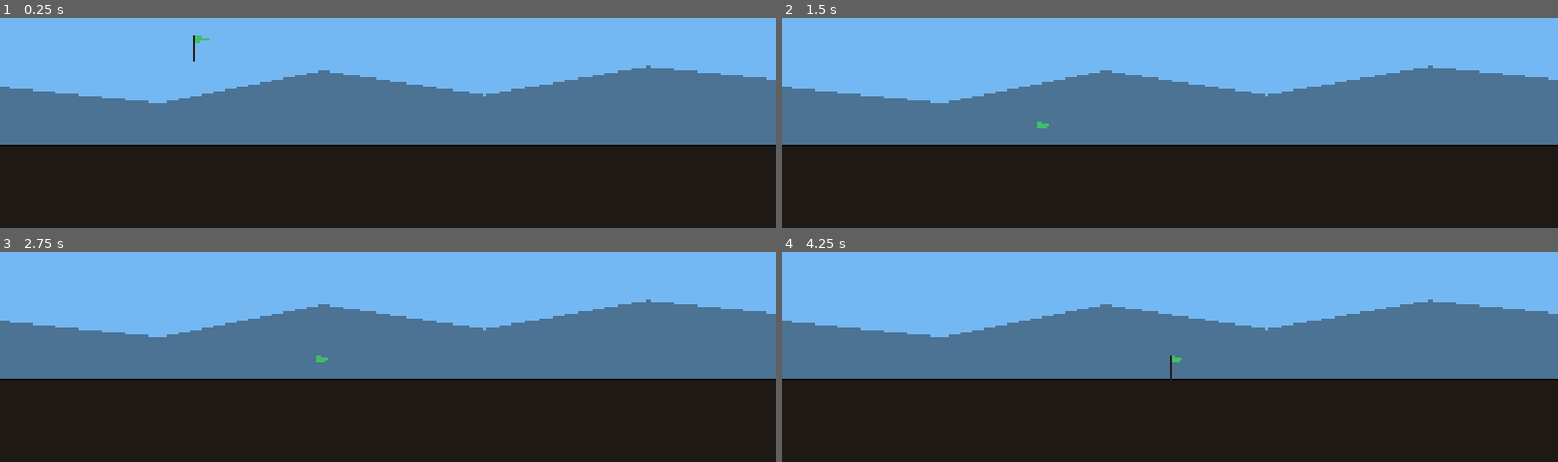
Above: before the commit, frames 1-4 (two rows, left to right).
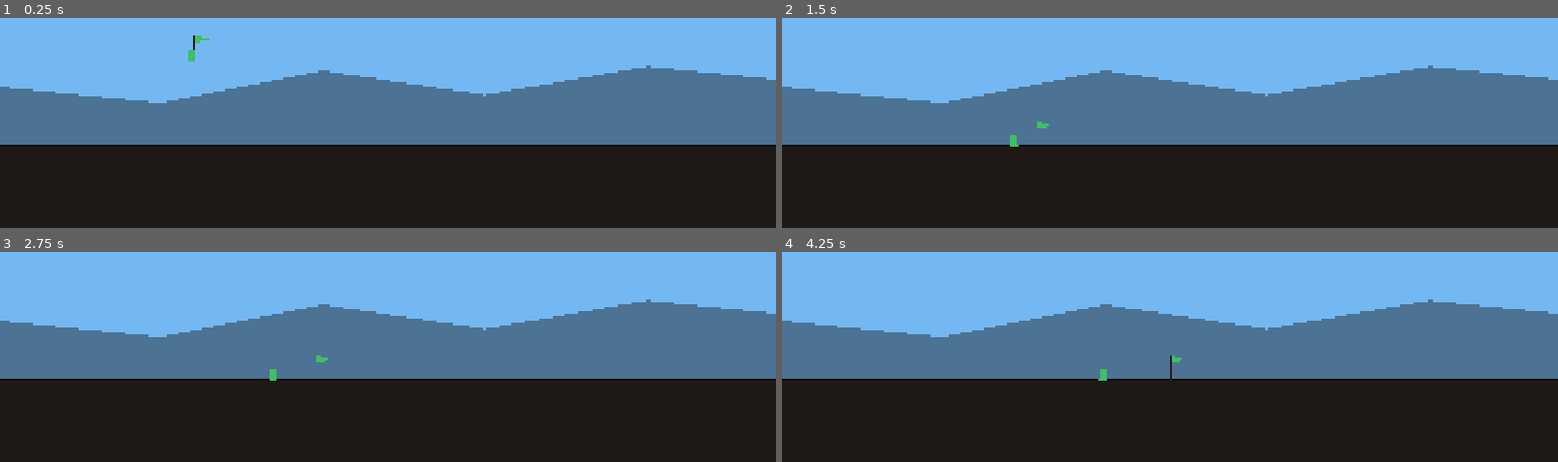
Above: after the commit, the same moments.

Repository: stonecauldron/mycelium-prototype
Game: Godot game, scene res://scenes/CombatStage.tscn
Same seed, same stepped clock (60 frames per second), same inputs: the game is played once before the commit and once after it.
Inputs:
- Up to frame 1 (0.25 s): no input
- Up to frame 2 (1.5 s): tap Enter at 0.5 s
- Up to frame 3 (2.75 s): no input
- Up to frame 4 (4.25 s): tap Space at 2.75 s; tap Enter at 3.5 s

The runs differ from the first frame. In frame 1, less than 0.1% of the frame differs, in the area x 24-26%, y 15-21%; in frame 2, less than 0.1%, in the area x 29-31%, y 55-62%; in frame 3, less than 0.1%; in frame 4, less than 0.1%.

Commit message:
Add melee units with WeaponData, squad positioning, and halt combat.
Introduce independent CharacterBody2D units on both armies that seek weapon-class squad slots on X while falling with gravity, then engage in basic melee when armies halt.

Co-authored-by: Cursor <cursoragent@cursor.com>

Diff:
--- /dev/null
+++ b/data/weapons/basic_melee.tres
@@ -0,0 +1,10 @@
+[gd_resource type="Resource" script_class="WeaponData" load_steps=2 format=3]
+
+[ext_resource type="Script" path="res://scripts/units/WeaponData.gd" id="1_weapon"]
+
+[resource]
+script = ExtResource("1_weapon")
+display_name = "Basic Melee"
+range_class = 0
+base_damage = 5
+attack_range = 48.0
--- a/scenes/Army.tscn
+++ b/scenes/Army.tscn
@@ -7,3 +7,5 @@
 script = ExtResource("1_army")
 
 [node name="FlagBearer" parent="." unique_id=1112774188 instance=ExtResource("2_flag")]
+
+[node name="Units" type="Node2D" parent="."]
--- a/scenes/EnemyArmy.tscn
+++ b/scenes/EnemyArmy.tscn
@@ -1,11 +1,16 @@
-[gd_scene format=3 uid="uid://cenemyarmy001"]
+[gd_scene load_steps=3 format=3 uid="uid://cenemyarmy001"]
 
 [ext_resource type="PackedScene" uid="uid://carmy001" path="res://scenes/Army.tscn" id="1_army"]
+[ext_resource type="PackedScene" uid="uid://cmeleeunit001" path="res://scenes/units/MeleeUnit.tscn" id="2_melee"]
 
 [node name="EnemyArmy" unique_id=778825404 instance=ExtResource("1_army")]
-march_speed = 0.0
+march_speed = 120.0
 is_enemy = true
 
 [node name="FlagBearer" parent="." index="0"]
 flag_color = Color(0.85, 0.25, 0.3, 1)
 flag_faces_left = true
+
+[node name="MeleeUnit" parent="Units" instance=ExtResource("2_melee")]
+body_color = Color(0.85, 0.25, 0.3, 1)
+squad_index = 0
--- a/scenes/FlagBearer.tscn
+++ b/scenes/FlagBearer.tscn
@@ -23,5 +23,3 @@
 [node name="Flag" type="Polygon2D" parent="Visual" unique_id=643557935]
 color = Color(0.25, 0.75, 0.4, 1)
 polygon = PackedVector2Array(2, -64, 34, -54, 2, -44)
-
-[node name="Units" type="Node2D" parent="." unique_id=1368672954]
--- a/scenes/PlayerArmy.tscn
+++ b/scenes/PlayerArmy.tscn
@@ -1,6 +1,7 @@
-[gd_scene format=3 uid="uid://cfpo0kyhrqm3y"]
+[gd_scene load_steps=3 format=3 uid="uid://cfpo0kyhrqm3y"]
 
 [ext_resource type="PackedScene" uid="uid://carmy001" path="res://scenes/Army.tscn" id="1_army"]
+[ext_resource type="PackedScene" uid="uid://cmeleeunit001" path="res://scenes/units/MeleeUnit.tscn" id="2_melee"]
 
 [node name="PlayerArmy" unique_id=489447478 instance=ExtResource("1_army")]
 
@@ -12,4 +13,6 @@
 color = Color(0.25, 0.75, 0.4, 1)
 polygon = PackedVector2Array(2, -64, 34, -54, 2, -44)
 
-[node name="Units" type="Node2D" parent="." index="1" unique_id=311001998]
+[node name="MeleeUnit" parent="Units" instance=ExtResource("2_melee")]
+body_color = Color(0.25, 0.75, 0.4, 1)
+squad_index = 0
--- /dev/null
+++ b/scenes/units/MeleeUnit.tscn
@@ -0,0 +1,24 @@
+[gd_scene format=3 uid="uid://cmeleeunit001"]
+
+[ext_resource type="Script" path="res://scripts/units/Unit.gd" id="1_unit"]
+[ext_resource type="Resource" path="res://data/weapons/basic_melee.tres" id="2_weapon"]
+
+[sub_resource type="RectangleShape2D" id="RectangleShape2D_unit"]
+size = Vector2(20, 32)
+
+[node name="MeleeUnit" type="CharacterBody2D"]
+collision_layer = 2
+collision_mask = 1
+script = ExtResource("1_unit")
+weapon = ExtResource("2_weapon")
+roll_random_stats = true
+
+[node name="CollisionShape2D" type="CollisionShape2D" parent="."]
+position = Vector2(0, -16)
+shape = SubResource("RectangleShape2D_unit")
+
+[node name="Visual" type="Node2D" parent="."]
+
+[node name="Body" type="Polygon2D" parent="Visual"]
+color = Color(0.4, 0.7, 0.5, 1)
+polygon = PackedVector2Array(-10, 0, 10, 0, 8, -28, -8, -28)
--- a/scripts/combat/Army.gd
+++ b/scripts/combat/Army.gd
@@ -21,6 +21,25 @@
 func _ready() -> void:
 	add_to_group("armies")
 	call_deferred("_acquire_opponent")
+	call_deferred("_assign_squad_indices")
+
+
+func _assign_squad_indices() -> void:
+	var units := get_units()
+	for i in units.size():
+		units[i].squad_index = i
+
+
+func get_opponent() -> Army:
+	return _opponent
+
+
+func get_units() -> Array[Unit]:
+	var units: Array[Unit] = []
+	for child in $Units.get_children():
+		if child is Unit:
+			units.append(child)
+	return units
 
 
 func _acquire_opponent() -> void:
--- /dev/null
+++ b/scripts/units/Unit.gd
@@ -0,0 +1,173 @@
+class_name Unit
+extends CharacterBody2D
+
+signal died
+signal health_changed(current: int, maximum: int)
+
+const BASE_MOVE_SPEED := 80.0
+const BASE_ATTACK_INTERVAL := 1.0
+const SQUAD_SPREAD := 36.0
+const HOME_ARRIVE_THRESHOLD := 4.0
+
+@export var stats: UnitStats
+@export var weapon: WeaponData
+@export var roll_random_stats: bool = true
+@export var squad_index: int = 0
+@export var body_color: Color = Color(0.4, 0.7, 0.5)
+
+var current_hp: int
+var _attack_timer: float = 0.0
+var _target: Unit
+var _army: Army
+
+@onready var _visual: Node2D = $Visual
+@onready var _body: Polygon2D = $Visual/Body
+
+
+func _ready() -> void:
+	if roll_random_stats and stats == null:
+		stats = UnitStats.create_random()
+	elif stats != null:
+		stats = stats.duplicate()
+
+	if weapon == null:
+		push_error("Unit requires a WeaponData resource.")
+		return
+
+	current_hp = stats.get_max_hp()
+	health_changed.emit(current_hp, stats.get_max_hp())
+
+	add_to_group("units")
+	_army = get_parent().get_parent() as Army
+	if _army == null:
+		push_error("Unit must be a child of Army/Units.")
+		return
+
+	_army.state_changed.connect(_on_army_state_changed)
+	_apply_body_color()
+	call_deferred("_sync_squad_index")
+
+
+func _sync_squad_index() -> void:
+	if _army == null:
+		return
+	var units: Array[Unit] = _army.get_units()
+	for i in units.size():
+		if units[i] == self:
+			squad_index = i
+			break
+
+
+func _apply_body_color() -> void:
+	if _body:
+		_body.color = body_color
+
+
+func _on_army_state_changed(_new_state: Army.State) -> void:
+	_target = null
+	_attack_timer = 0.0
+
+
+func _physics_process(delta: float) -> void:
+	if stats == null or weapon == null or _army == null:
+		return
+
+	velocity += get_gravity() * delta
+
+	if _army.state == Army.State.HALTED:
+		_process_combat(delta)
+	else:
+		_seek_home()
+
+	move_and_slide()
+
+
+func _seek_home() -> void:
+	var home := _get_home_global()
+	var speed := BASE_MOVE_SPEED * stats.get_speed_multiplier()
+	velocity.x = _axis_velocity(global_position.x, home.x, speed)
+
+
+func _process_combat(delta: float) -> void:
+	if not is_instance_valid(_target) or _target.current_hp <= 0:
+		_refresh_target()
+
+	if _target == null:
+		velocity.x = 0.0
+		return
+
+	var distance := global_position.distance_to(_target.global_position)
+	var speed := BASE_MOVE_SPEED * stats.get_speed_multiplier()
+
+	if distance > weapon.attack_range:
+		velocity.x = _axis_velocity(global_position.x, _target.global_position.x, speed)
+		_face_toward(_target.global_position)
+		return
+
+	velocity.x = 0.0
+	_face_toward(_target.global_position)
+
+	_attack_timer -= delta
+	if _attack_timer <= 0.0:
+		_perform_attack()
+		_attack_timer = BASE_ATTACK_INTERVAL / stats.get_speed_multiplier()
+
+
+func _get_home_global() -> Vector2:
+	var flag_pos := _army.flag_bearer.global_position
+	var facing := -1.0 if _army.is_enemy else 1.0
+	return flag_pos + Vector2(facing * weapon.get_squad_offset(), _get_squad_spread_y())
+
+
+func _get_squad_spread_y() -> float:
+	var unit_count: int = _army.get_units().size()
+	if unit_count <= 1:
+		return 0.0
+	return (squad_index - (unit_count - 1) / 2.0) * SQUAD_SPREAD
+
+
+func _axis_velocity(current: float, target: float, speed: float) -> float:
+	var delta_pos := target - current
+	if absf(delta_pos) <= HOME_ARRIVE_THRESHOLD:
+		return 0.0
+	return signf(delta_pos) * speed
+
+
+func _refresh_target() -> void:
+	_target = null
+	var opponent: Army = _army.get_opponent()
+	if opponent == null:
+		return
+
+	var closest_distance := INF
+	for unit in opponent.get_units():
+		if unit.current_hp <= 0:
+			continue
+		var distance := global_position.distance_squared_to(unit.global_position)
+		if distance < closest_distance:
+			closest_distance = distance
+			_target = unit
+
+
+func _perform_attack() -> void:
+	if _target == null:
+		return
+	_target.take_damage(_get_attack_damage())
+
+
+func _get_attack_damage() -> int:
+	return weapon.base_damage + stats.get_damage_bonus(weapon.range_class)
+
+
+func take_damage(amount: int) -> void:
+	current_hp = maxi(current_hp - amount, 0)
+	health_changed.emit(current_hp, stats.get_max_hp())
+	if current_hp <= 0:
+		died.emit()
+		queue_free()
+
+
+func _face_toward(point: Vector2) -> void:
+	if _visual == null:
+		return
+	_visual.scale.x = -1.0 if point.x < global_position.x else 1.0
--- a/scripts/units/UnitStats.gd
+++ b/scripts/units/UnitStats.gd
@@ -1,7 +1,5 @@
 class_name UnitStats
 extends Resource
-
-enum WeaponRange { MELEE, MID, RANGED }
 
 const NEUTRAL_STAT := 5
 const NEW_UNIT_MIN := 3
@@ -30,13 +28,13 @@
 	return maxi(con * 4, 1)
 
 
-func get_attack_stat(weapon_range: WeaponRange) -> int:
+func get_attack_stat(weapon_range: WeaponData.WeaponRange) -> int:
 	match weapon_range:
-		WeaponRange.MELEE:
+		WeaponData.WeaponRange.MELEE:
 			return str
-		WeaponRange.RANGED:
+		WeaponData.WeaponRange.RANGED:
 			return dex
-		WeaponRange.MID:
+		WeaponData.WeaponRange.MID:
 			return maxi(str, dex)
 		_:
 			return NEUTRAL_STAT
@@ -55,16 +53,16 @@
 
 
 func get_mid_damage_bonus() -> int:
-	return get_attack_stat(WeaponRange.MID) - NEUTRAL_STAT
+	return get_attack_stat(WeaponData.WeaponRange.MID) - NEUTRAL_STAT
 
 
-func get_damage_bonus(weapon_range: WeaponRange) -> int:
+func get_damage_bonus(weapon_range: WeaponData.WeaponRange) -> int:
 	match weapon_range:
-		WeaponRange.MELEE:
+		WeaponData.WeaponRange.MELEE:
 			return get_melee_damage_bonus()
-		WeaponRange.RANGED:
+		WeaponData.WeaponRange.RANGED:
 			return get_ranged_damage_bonus()
-		WeaponRange.MID:
+		WeaponData.WeaponRange.MID:
 			return get_mid_damage_bonus()
 		_:
 			return 0
--- /dev/null
+++ b/scripts/units/WeaponData.gd
@@ -0,0 +1,19 @@
+class_name WeaponData
+extends Resource
+
+enum WeaponRange { MELEE, MID, RANGED }
+
+const SQUAD_OFFSET := {
+	WeaponRange.MELEE: 80.0,
+	WeaponRange.MID: 40.0,
+	WeaponRange.RANGED: -60.0,
+}
+
+@export var display_name: String = ""
+@export var range_class: WeaponRange = WeaponRange.MELEE
+@export var base_damage: int = 5
+@export var attack_range: float = 48.0
+
+
+func get_squad_offset() -> float:
+	return SQUAD_OFFSET.get(range_class, 0.0)
Not shown: 1 places in scenes/Army.tscn that only renumber resources
Not shown, added: scripts/units/Unit.gd.uid
Not shown, added: scripts/units/WeaponData.gd.uid
